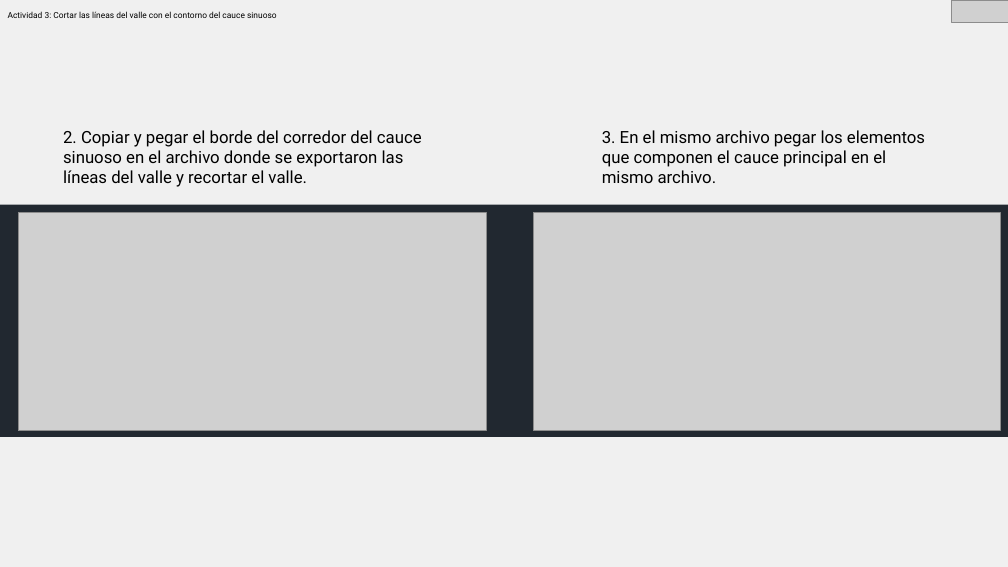
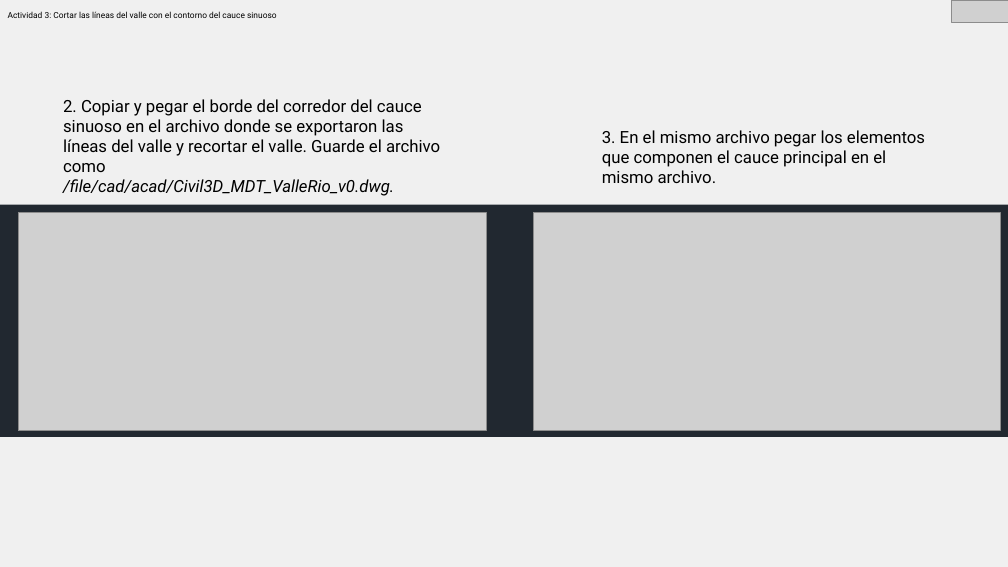
Before and after one commit to rcfdtools/R.HCMC, a slide deck: slide 11 of activity/M02A06/M02A06.pptx. Drawn at 1008x567 pixels with LibreOffice and Linux fonts; fonts in the diff are those of the drawing; grey boxes stand for pictures. Boxes give left, top, right and bottom in pixels: in the first picture for what was removed or moved away, otherwise in the second. Text is boxed around its words. In the diff, an @@ line names an element or a change of style, - is before the commit and + after.

```diff
--- a/activity/M02A06/M02A06.pptx
+++ b/activity/M02A06/M02A06.pptx
@@ text at bbox=[63, 99, 440, 196]: text changed @@
-2. Copiar y pegar el borde del corredor del cauce sinuoso en el archivo donde se exportaron las líneas del valle y recortar el valle.
+2. Copiar y pegar el borde del corredor del cauce sinuoso en el archivo donde se exportaron las líneas del valle y recortar el valle. Guarde el archivo como /file/cad/acad/Civil3D_MDT_ValleRio_v0.dwg.
```
Also in this commit, not shown: 5 other slides changed, 6 other files.
